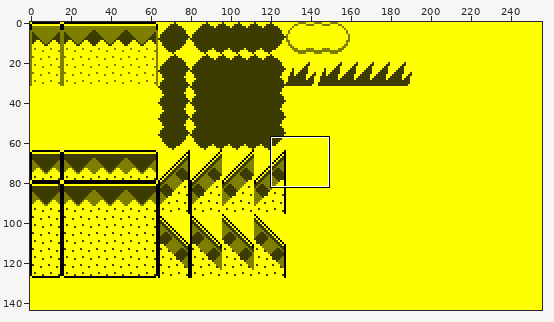
One commit to this sprite sheet: assets/texture/terrain.png. The first picture is a wide view before the edit; the outline marks the close-up.
Close-up. Earlier state:
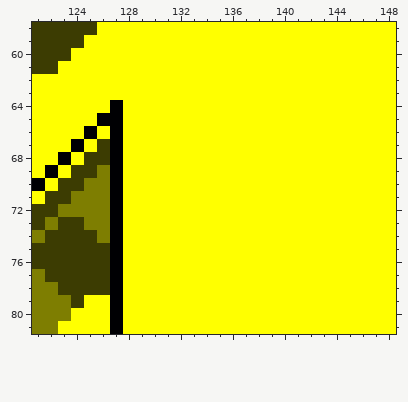
The file is 256x144 pixels. Shown: x 121..148, y 58..81.
The same view after the edit:
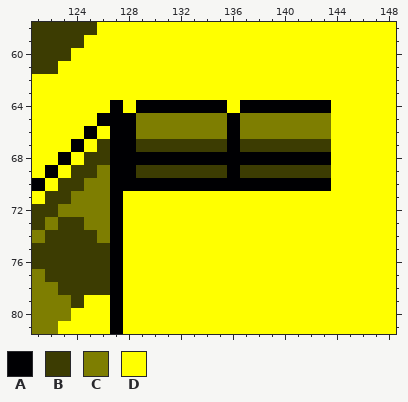
Palette (. is transparent): A #000003  B #3c3c02  C #7e7e01  D #ffff00
Changes in this commit:
Changed rows in their new state; - is an unchanged pixel.
first column x 128:
64 -AAAAAAA-AAAAAAA
65 ACCCCCCCACCCCCCC
66 ACCCCCCCACCCCCCC
67 ABBBBBBBABBBBBBB
68 AAAAAAAAAAAAAAAA
69 ABBBBBBBABBBBBBB
70 AAAAAAAAAAAAAAAA
Where, in picture pixels (left, top, right, bottom), the same in both close-ups:
changed: (123, 100, 331, 191)
